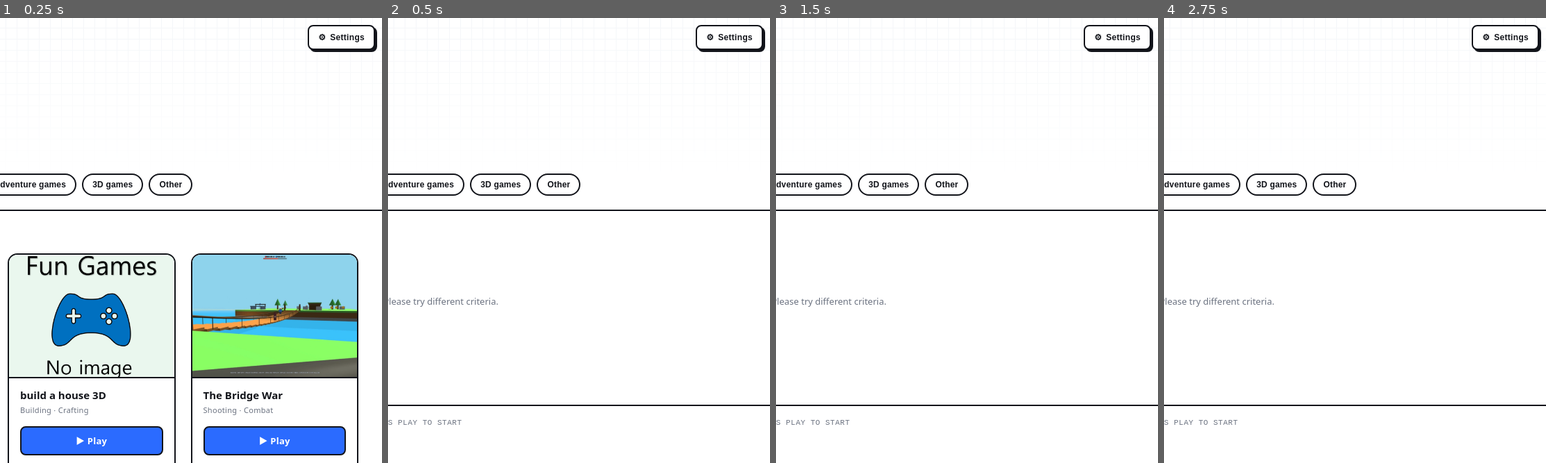
Above: before the commit, frames 1-4 (left to right).
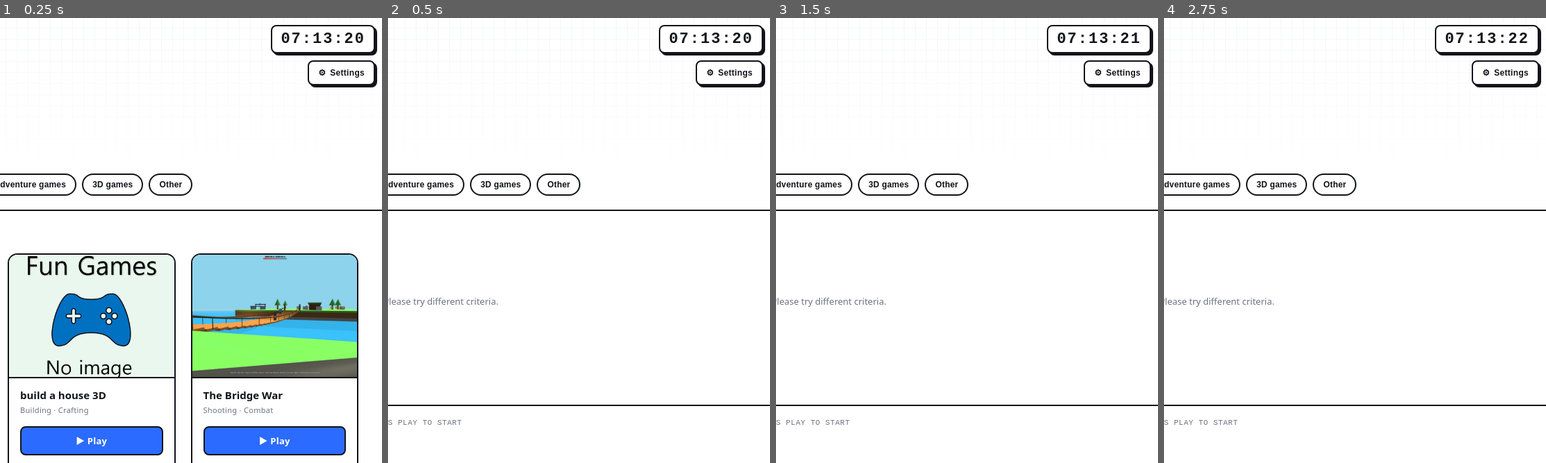
Above: after the commit, the same moments.

Repository: KangBaek-ho/fungames
Game: browser game, page index.html
The game is run twice, just before and just after one commit, with the same random seed, the same clock (stepped at 60 frames per second) and the same inputs.
Inputs (mouse positions are % of the whole screen's width and height, from its top left):
- Up to frame 1 (0.25 s): no input
- Up to frame 2 (0.5 s): click (20, 15) at 0.27 s; type "Alex" at 0.27 s
- Up to frame 3 (1.5 s): hold D from 1.03 s (still down); click (3, 15) at 1.07 s; tap Space at 1.1 s
- Up to frame 4 (2.75 s): release D at 1.53 s; hold A 1.58-2.15 s; tap Space at 1.6, 2.1, 2.6 s; click (3, 14) at 1.67 s; click "⚙ Settings" at 2.02 s; hold D from 2.2 s (still down); click (3, 14) at 2.27 s
The pictures show only the part of the screen within x 50-100%, y 0-50%; the shares and areas given below are measured in that part.

The runs differ from the first frame. In frame 1, 1.0% of the frame differs, in the area x 70-99%, y 1-16%; in frame 2, 1.0%; in frame 3, 1.0%; in frame 4, 1.0%.

Commit message:
Update index.html

Diff:
--- a/index.html
+++ b/index.html
@@ -4,6 +4,8 @@
 <meta charset="UTF-8">
 <meta name="viewport" content="width=device-width, initial-scale=1.0">
 <title>fungames</title>
+<link rel="icon" type="image/png" href="Logo.png">
+<link rel="apple-touch-icon" href="Logo.png">
 <style>
   @font-face{
     font-family:'PixelTitle';
@@ -200,6 +202,16 @@
   }
   .offlineScoreRow b{color:var(--ink);}
 
+  .headRight{display:flex;flex-direction:column;align-items:flex-end;gap:10px;}
+  .clock{
+    font-family:ui-monospace,'Courier New',monospace;
+    font-size:22px;font-weight:700;letter-spacing:2px;
+    color:var(--ink);background:var(--paper);
+    border:2px solid var(--ink);border-radius:8px;
+    padding:6px 12px;box-shadow:3px 3px 0 var(--ink);
+    font-variant-numeric:tabular-nums;
+  }
+
   .settingsBtn{
     font-weight:800;font-size:12px;letter-spacing:0.3px;
     padding:9px 13px;border-radius:8px;border:2px solid var(--ink);
@@ -280,7 +292,10 @@
         <h1>Fun<span>Games</span><img src="Logo.png" width="45"></h1>
         <p class="sub" id="subtitleEl">브라우저에서 바로 즐기는 재미있는 게임 모음</p>
       </div>
-      <button class="settingsBtn" id="settingsBtn">⚙ <span id="settingsBtnLabel">설정</span></button>
+      <div class="headRight">
+        <div class="clock" id="clock">00:00:00</div>
+        <button class="settingsBtn" id="settingsBtn">⚙ <span id="settingsBtnLabel">설정</span></button>
+      </div>
     </div>
 
     <div class="searchRow">
@@ -1061,6 +1076,15 @@
 });
 
 applyLanguage(currentLang);
+
+// ---- clock (Korea time, KST) ----
+const clockEl = document.getElementById('clock');
+const kstFormatter = new Intl.DateTimeFormat('en-GB', {
+  timeZone:'Asia/Seoul', hour:'2-digit', minute:'2-digit', second:'2-digit', hourCycle:'h23'
+});
+function updateClock(){ clockEl.textContent = kstFormatter.format(new Date()); }
+updateClock();
+setInterval(updateClock, 1000);
 </script>
 
 </body>
